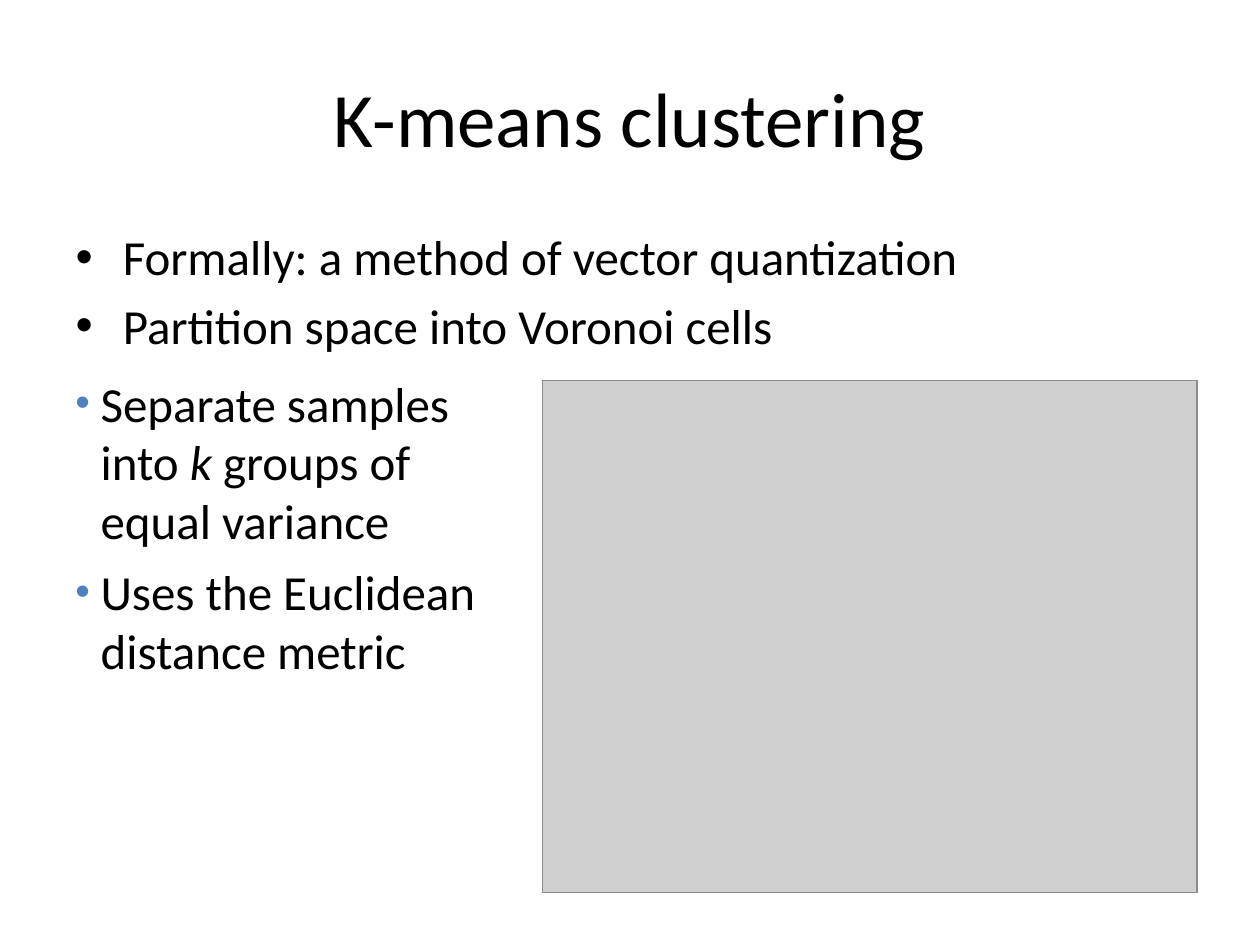
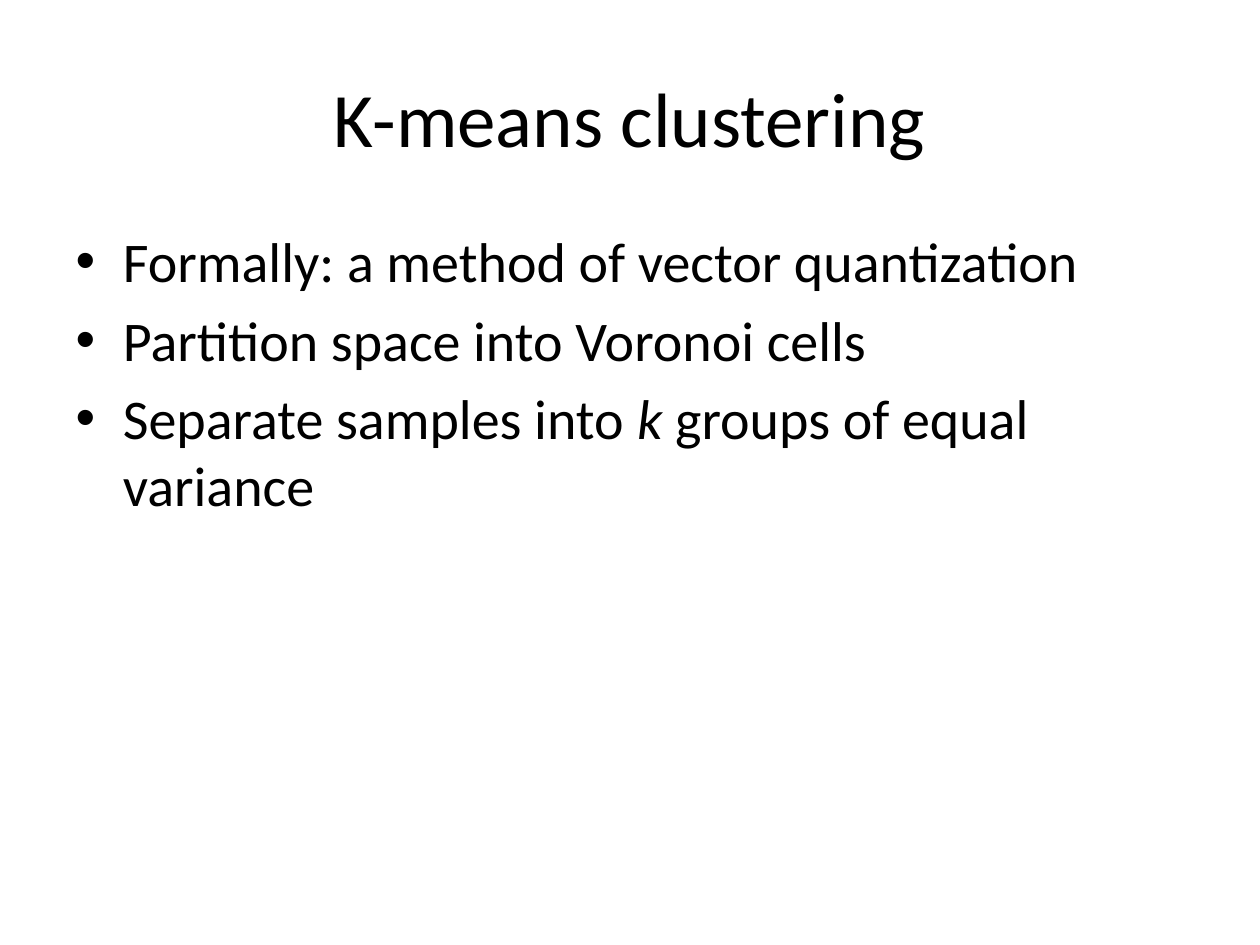
Before and after one commit to kalyanar/machine-learning-video, a slide deck: slide 2 of slides/9_kmeans.pptx. Drawn at 1260x945 pixels with LibreOffice and Linux fonts; fonts in the diff are those of the drawing; grey boxes stand for pictures. Boxes give left, top, right and bottom in pixels: in the first picture for what was removed or moved away, otherwise in the second. Text is boxed around its words. In the diff, an @@ line names an element or a change of style, - is before the commit and + after.

```diff
--- a/slides/9_kmeans.pptx
+++ b/slides/9_kmeans.pptx
@@ text at <box>123,243,1077,370</box>: size 28 to 32 pt in "Formally: a method of vector quantization", "Partition space into Voronoi cells" @@
@@ text removed at <box>101,388,475,670</box> @@
-• Separate samples into k groups of equal variance
-• Uses the Euclidean distance metric
@@ picture removed at <box>543,381,1197,892</box> @@
@@ text at <box>123,400,1028,507</box>: paragraph added @@
+• Separate samples into k groups of equal variance
```
Also in this commit, not shown: 5 other slides changed, 5 slides removed, 15 other files.
